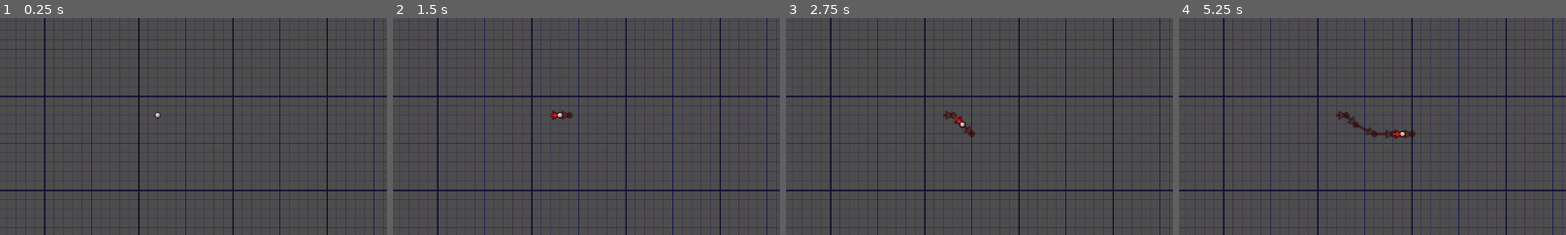
Above: before the commit, frames 1-4 (left to right).
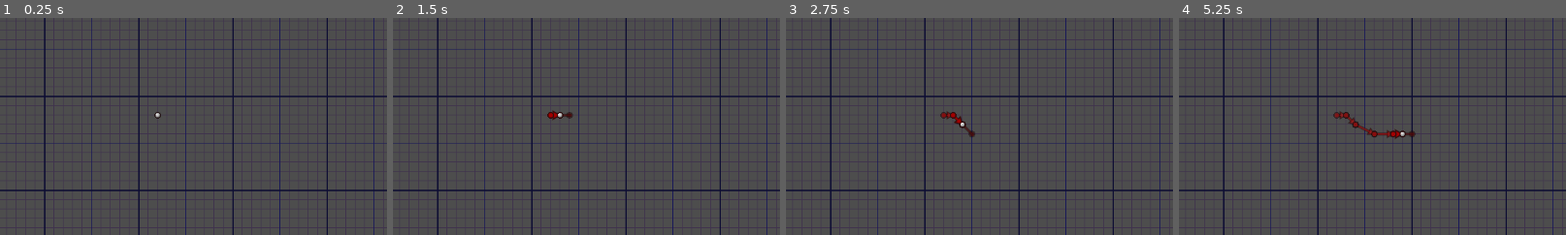
Above: after the commit, the same moments.

Repository: vibrunazo/godot-vector
Game: Godot game, scene res://scenes/map.tscn
Two runs of this game, one before a commit and one after it. Both use one fixed random seed, a clock stepped at 60 frames per second and the inputs below.
Inputs:
- Up to frame 1 (0.25 s): no input
- Up to frame 2 (1.5 s): tap Enter at 0.5 s; hold Right (ui_right) 0.53-1.28 s; tap Space at 1.25 s; hold Down (ui_down) from 1.28 s (still down)
- Up to frame 3 (2.75 s): tap Enter at 2 s; release Down (ui_down) at 2.03 s; hold Right (ui_right) from 2.03 s (still down)
- Up to frame 4 (5.25 s): tap Space at 2.75, 4.25 s; release Right (ui_right) at 2.78 s; hold Up (ui_up) 2.78-3.53 s; tap Enter at 3.5 s; hold Left (ui_left) 3.53-5.03 s; hold Down (ui_down) from 5.03 s (still down)
The pictures show only the part of the screen within x 6-56%, y 25-75%; the shares and areas given below are measured in that part.

The runs differ from the first frame. In frame 2, less than 0.1% of the frame differs, in the area x 39-46%, y 42-47%; in frame 3, 0.1%; in frame 4, 0.3%, in the area x 39-61%, y 43-56%.

Commit message:
higher contrast between current vector and older ones, can reduce or remove head

Diff:
--- a/scenes/car.gd
+++ b/scenes/car.gd
@@ -28,23 +28,31 @@
 func draw_arrows():
 	var to = grid2pix(svector)
 	var p := grid2pix(ini_grid_pos) - global_position
-	var c := Color(0.8, 0.1, 0.1)
+	var ac := Color(0.8, 0.1, 0.1)
 	var oc := Color(0.2, 0.05, 0.05)
 	var max : = 40
 	var size = float(history.size())
 	var i = 0.0
+	# TODO count backwards to avoid wasting loops on undrew old vectors
 	for v in history:
 		v = grid2pix(v)
-		var k = 1 - (size - i + (max)) / (max * 2)
-		if i == size - 1: k = 1
+		var k = (1 - (size - i) / max) * 0.75
+		var ok = k * 0.8
+		var h = 10
+		if i == size - 1:
+			k = 1
+			ok = 1
+			h = 12
 		if k > 0:
-			draw_arrow(p, p + v, c * k, oc * k )
+			var c := ac * Color(ac.r, ac.g, ac.b, k)
+			c.s = k + 0.2
+			draw_arrow(p, p + v, c, oc * ok, h)
 		p += v
 		i += 1.0
-	draw_arrow(Vector2.ZERO, to, c * 0.5, oc * 0.5)
+	draw_arrow(Vector2.ZERO, to, ac * 0.5, oc * 0.5, 0)
 
-func draw_arrow(from: Vector2, to: Vector2, c: Color, oc: Color):
-	var head_size = 12
+func draw_arrow(from: Vector2, to: Vector2, c: Color, oc: Color, h: int):
+	var head_size = h
 	var head_angle = 0.5 #rad
 	var acolor = c
 	var ocolor = oc
@@ -57,21 +65,27 @@
 #	var line = v - tip
 	var line = from + v - tip# Vector2(20, 20)
 	var line2 = from + v - tip2
-	var h1 = v
-	h1 = - h1.normalized().rotated(head_angle) * head_size
-	var e1 = to + h1
-#	draw_line(to, e1, Color.PURPLE, 3)
-	var h2 = v
-	h2 = - h2.normalized().rotated(-head_angle) * head_size
-	var e2 = to + h2
+
 #	draw_line(to, e2, Color.PURPLE, 3)
-	var arrow_head = [to, e1, e2, to]
+
+
 	draw_circle(to, 5, ocolor)
 	draw_circle(to, 3, acolor)
-	draw_colored_polygon(arrow_head, acolor)
-	draw_polyline(arrow_head, ocolor, 0.8, true)
+	if head_size > 0:
+		var h1 = v
+		h1 = - h1.normalized().rotated(head_angle) * head_size
+		var e1 = to + h1
+		var h2 = v
+		h2 = - h2.normalized().rotated(-head_angle) * head_size
+		var e2 = to + h2
+		var arrow_head = [to, e1, e2, to]
+		draw_colored_polygon(arrow_head, acolor)
+		draw_polyline(arrow_head, ocolor, 0.8, true)
 	draw_line(from, line, ocolor, 3, true)
 	draw_line(from, line2, acolor, 1, true)
+	draw_circle(from, 5, ocolor)
+	draw_circle(from, 3, acolor)
+
 
 #	draw_line(from, to, Color.GREEN, 5)
 
